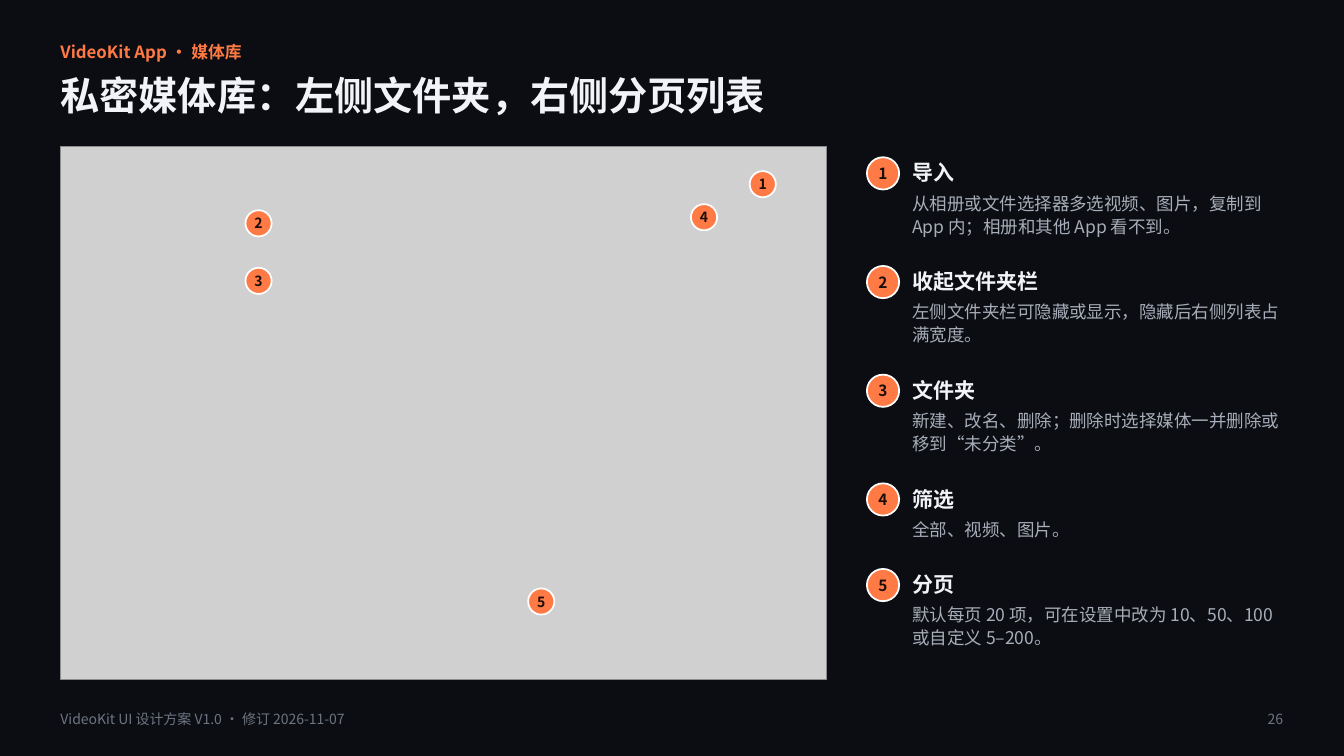
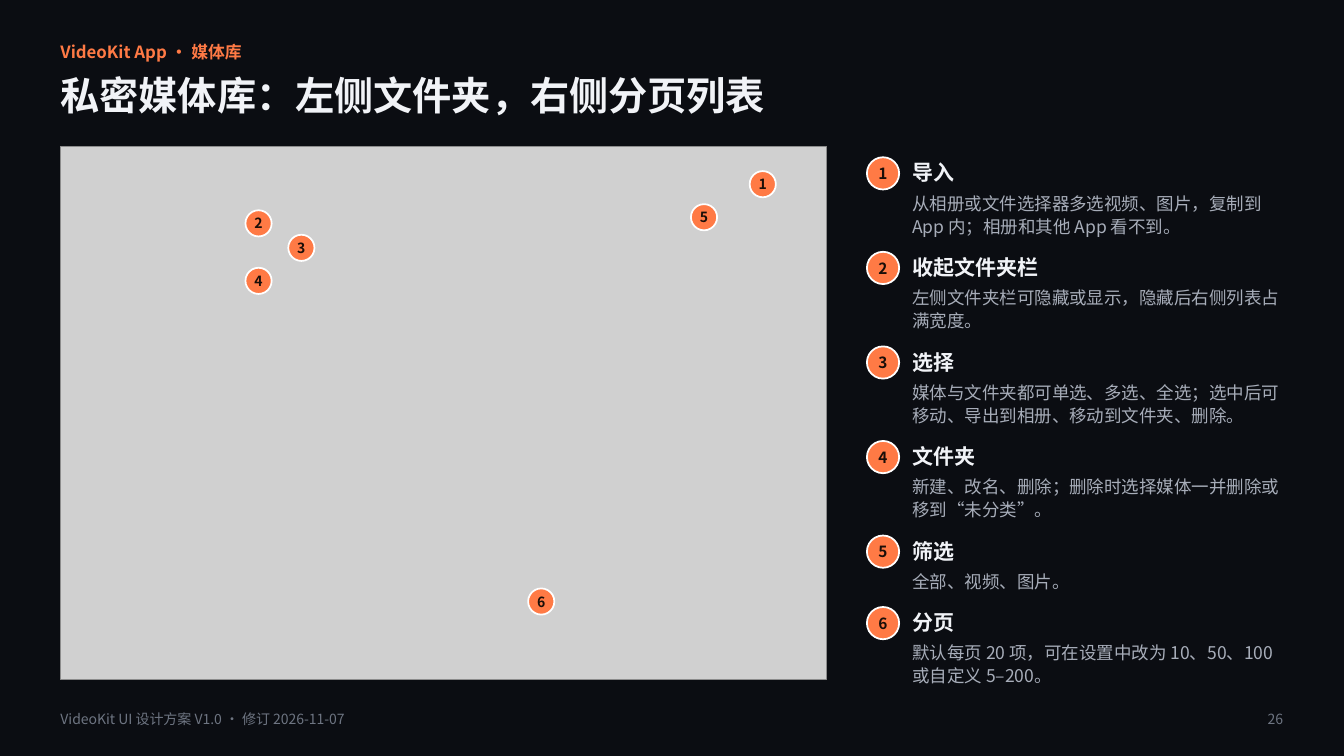
Before and after one commit to bennyliaa/VideoKit, a slide deck: slide 26 of docs/requirement/VideoKit_UI_Design_V1.0.pptx. Drawn at 1344x756 pixels with LibreOffice and Linux fonts; fonts in the diff are those of the drawing; grey boxes stand for pictures. Boxes give left, top, right and bottom in pixels: in the first picture for what was removed or moved away, otherwise in the second. Text is boxed around its words. In the diff, an @@ line names an element or a change of style, - is before the commit and + after.

```diff
--- a/docs/requirement/VideoKit_UI_Design_V1.0.pptx
+++ b/docs/requirement/VideoKit_UI_Design_V1.0.pptx
@@ ellipse "3": place and size @@
-ellipse "3" at (246, 268, 272, 294)
+ellipse "3" at (288, 235, 315, 261)
@@ text in ellipse at (700, 211, 708, 222): text changed @@
-4
+5
@@ ellipse added at (246, 268, 272, 294), fill #FF7A45, outline #FFFFFF 1.25 pt, 10 pt, text #1A0E08, bold @@
+4
@@ 2 texts, 1 ellipse: place and size @@
-2 texts, 1 ellipse at (867, 266, 1279, 343)
+2 texts, 1 ellipse at (867, 252, 1279, 329)
@@ ellipse "3": place and size @@
-ellipse "3" at (867, 375, 899, 407)
+ellipse "3" at (867, 347, 899, 379)
@@ text added at (912, 352, 954, 372), 15 pt, text #F1F3F7, bold @@
+选择
@@ text added at (912, 384, 1279, 424), 12.5 pt, text #A7ADB9 @@
+媒体与文件夹都可单选、多选、全选；选中后可移动、导出到相册、移动到文件夹、删除。
@@ ellipse "4": place and size @@
-ellipse "4" at (867, 483, 899, 515)
+ellipse "4" at (867, 441, 899, 473)
@@ text "文件夹": place and size @@
-text "文件夹" at (912, 380, 975, 400)
+text "文件夹" at (912, 446, 975, 466)
@@ text "新建、改名、删除；删除时选择媒体一并删除或移到“未分类”。": place and size @@
-text "新建、改名、删除；删除时选择媒体一并删除或移到“未分类”。" at (912, 412, 1279, 452)
+text "新建、改名、删除；删除时选择媒体一并删除或移到“未分类”。" at (912, 478, 1279, 518)
@@ ellipse "5": place and size @@
-ellipse "5" at (867, 569, 899, 601)
+ellipse "5" at (867, 535, 899, 568)
@@ text "筛选": place and size @@
-text "筛选" at (912, 489, 954, 509)
+text "筛选" at (912, 541, 954, 561)
@@ text "全部、视频、图片。": place and size @@
-text "全部、视频、图片。" at (912, 521, 1069, 538)
+text "全部、视频、图片。" at (912, 573, 1069, 590)
@@ ellipse added at (867, 607, 899, 639), fill #FF7A45, outline #FFFFFF 1.25 pt, 11 pt, text #1A0E08, bold @@
+6
@@ text "分页": place and size @@
-text "分页" at (912, 574, 954, 594)
+text "分页" at (912, 612, 954, 632)
@@ text "默认每页 20 项，可在设置中改为 10、50、100 或自定义 ...": place and size @@
-text "默认每页 20 项，可在设置中改为 10、50、100 或自定义 ..." at (912, 606, 1273, 646)
+text "默认每页 20 项，可在设置中改为 10、50、100 或自定义 ..." at (912, 644, 1273, 684)
```
Also in this commit, not shown: 1 other slide changed, 3 other files.
